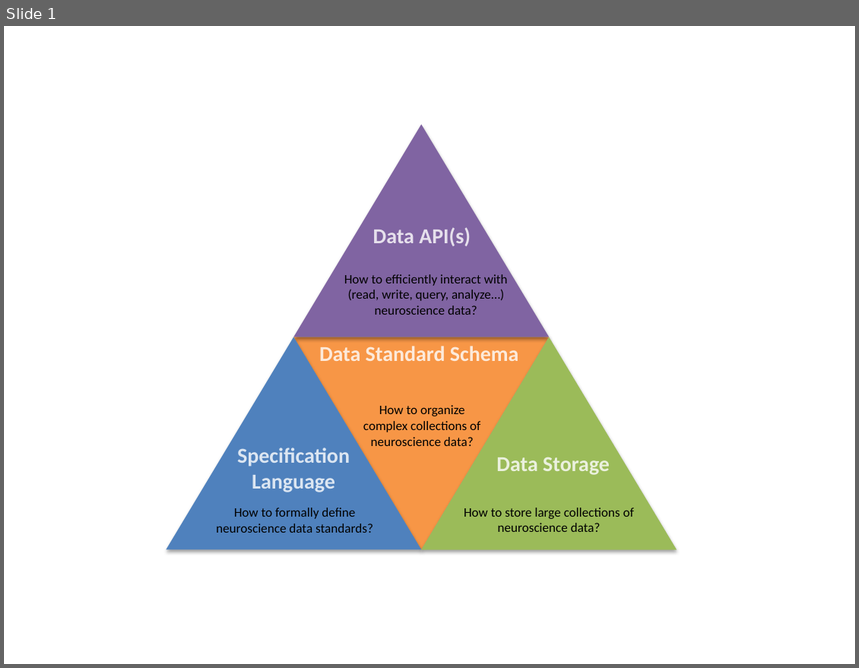
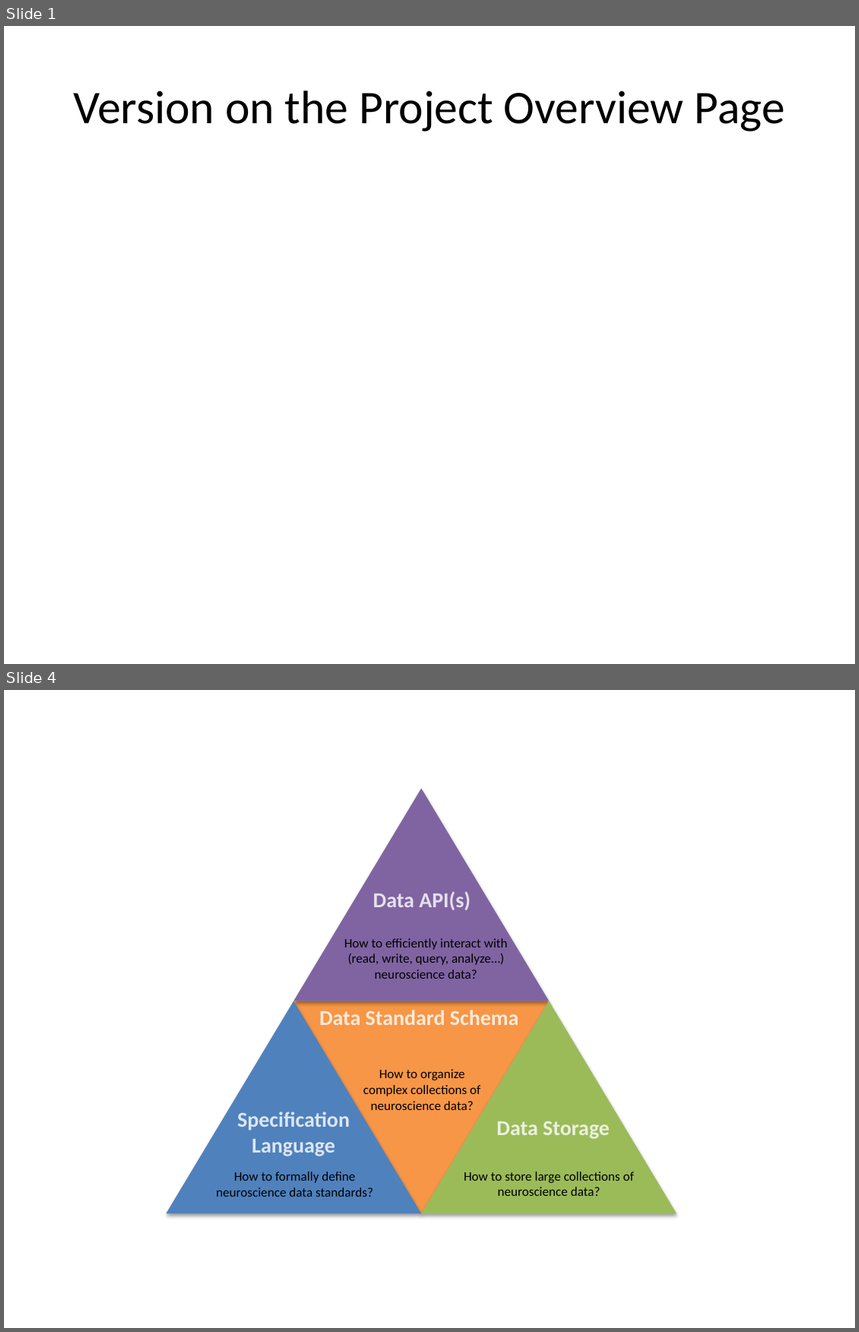
Before and after one commit to ttngu207/neurodatawithoutborders.github.io, a slide deck: images/project_components.pptx. Shown one above the other, each under a label of ours: slide 1 before the commit, slides 1 and 4 after it; the slides between them are not shown. The pictures are 859x668 and 859x1332 pixels, drawn with LibreOffice and Linux fonts; fonts in the diff are those of the drawing. Boxes give left, top, right and bottom in pixels: in the first picture for what was removed or moved away, otherwise in the second. Text is boxed around its words. In the diff, an @@ line names an element or a change of style, - is before the commit and + after.

```diff
--- a/images/project_components.pptx
+++ b/images/project_components.pptx
@@ slide 1 added at (4,26,855,664), background #FFFFFF @@
@@ title added at (73,91,785,132), 39.6 pt, text #000000 @@
+Version on the Project Overview Page
@@ what was slide 1 is now slide 4 @@
```
Also in this commit, not shown: 5 other slides added, 1 slide removed, 2 other files.
